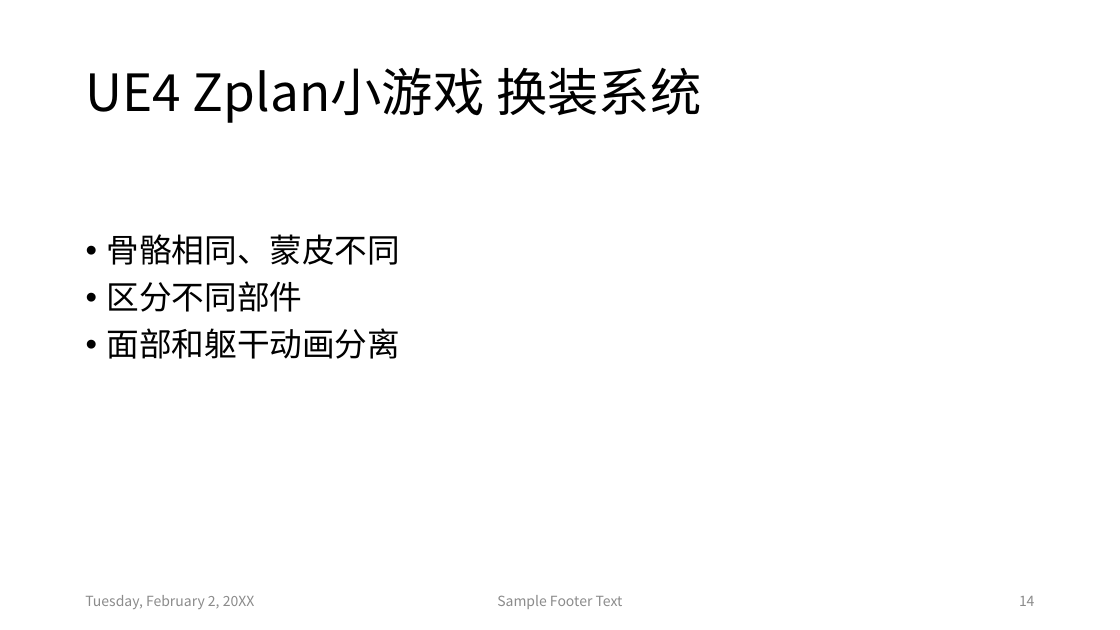
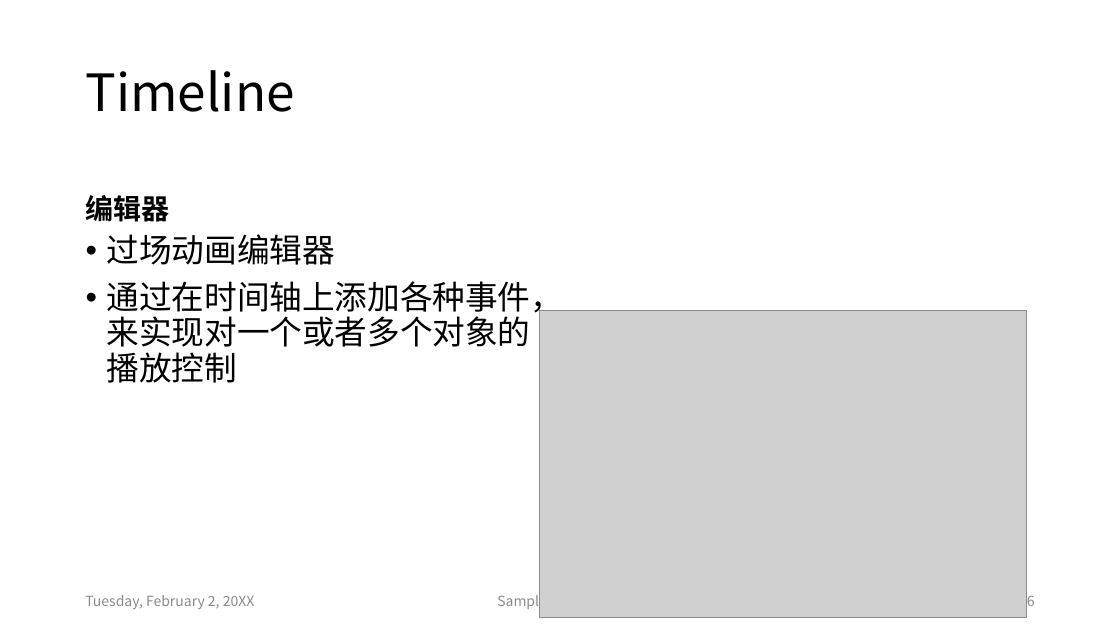
Before and after one commit to zentia/blog, a slide deck: slide 6 of source/_posts/zentiali(李彦峰)-IEG-游戏客户端开发-晋升T9.pptx (slide 14 before the commit). Drawn at 1120x630 pixels with LibreOffice and Linux fonts; fonts in the diff are those of the drawing; grey boxes stand for pictures. Boxes give left, top, right and bottom in pixels: in the first picture for what was removed or moved away, otherwise in the second. Text is boxed around its words. In the diff, an @@ line names an element or a change of style, - is before the commit and + after.

```diff
--- a/source/_posts/zentiali(李彦峰)-IEG-游戏客户端开发-晋升T9.pptx
+++ b/source/_posts/zentiali(李彦峰)-IEG-游戏客户端开发-晋升T9.pptx
@@ title at [86, 70, 295, 112]: text changed @@
-UE4 Zplan小游戏 换装系统
+Timeline
@@ text added at [86, 191, 170, 227], 24 pt, text #000000, bold @@
+编辑器
@@ text at [107, 234, 564, 383]: text changed @@
-• 骨骼相同、蒙皮不同
-• 区分不同部件
-• 面部和躯干动画分离
+• 过场动画编辑器
+• 通过在时间轴上添加各种事件，来实现对一个或者多个对象的播放控制
@@ picture added at [540, 311, 1027, 618] @@
@@ page number at [1027, 595, 1035, 606]: text changed @@
-14
+6
```
Also in this commit, not shown: 2 other slides changed, 3 slides added, 11 slides removed, 1 other file.
